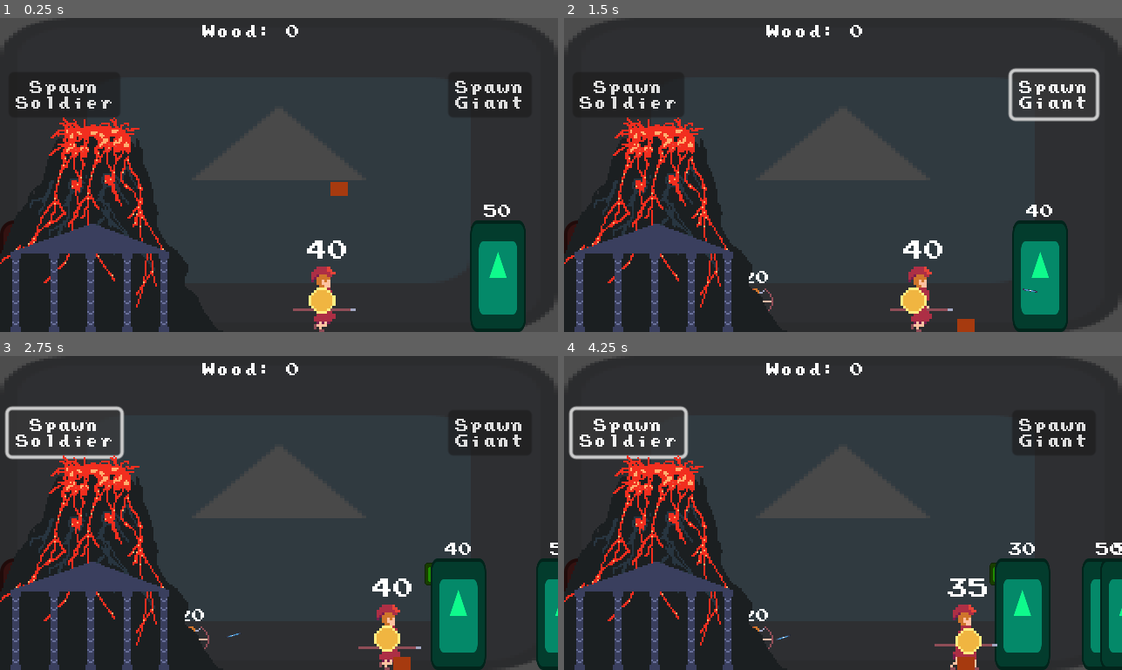
Above: before the commit, frames 1-4 (two rows, left to right).
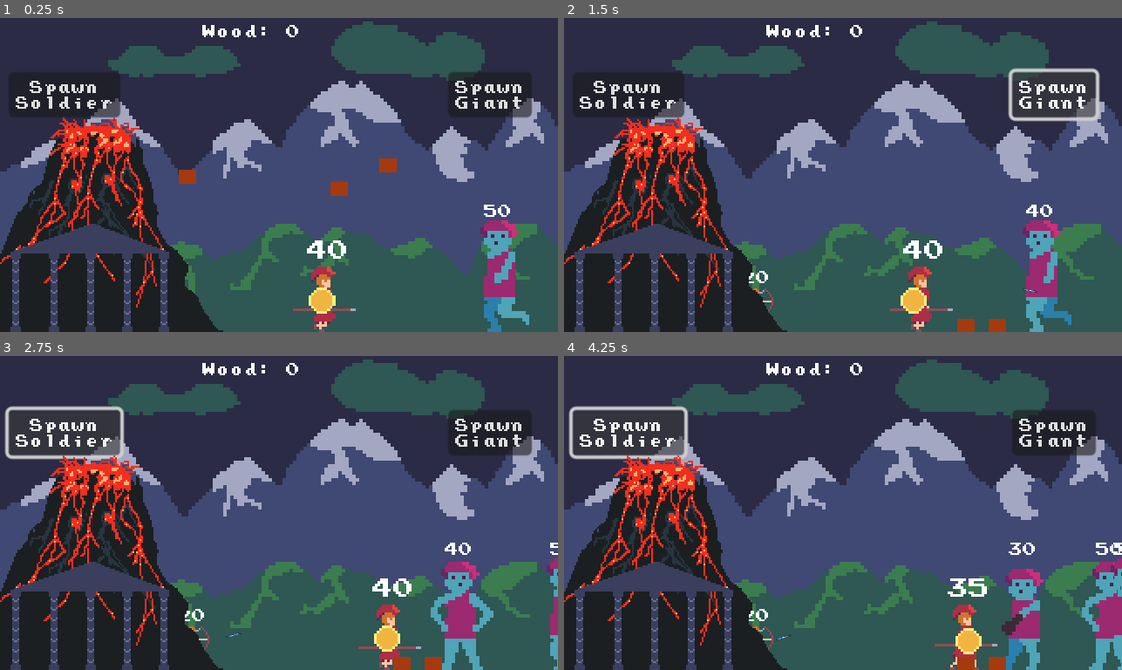
Above: after the commit, the same moments.

Repository: pjz987/Hephaestus
Game: Godot game, scene res://battle.tscn
Two runs of this game, one before a commit and one after it. Both use one fixed random seed, a clock stepped at 60 frames per second and the inputs below. The engine's default icon, where the game draws it, is replaced by a stand-in: a white triangle on a blue panel in a dark square.
Inputs:
- Up to frame 1 (0.25 s): no input
- Up to frame 2 (1.5 s): click "Spawn Soldier" at 0.5 s; click "Spawn Giant" at 1.25 s
- Up to frame 3 (2.75 s): click "Spawn Soldier" at 2 s
- Up to frame 4 (4.25 s): click "Spawn Giant" at 2.75 s; click "Spawn Soldier" at 3.5 s

The runs differ from the first frame. In frame 1, 53% of the frame differs, in the area x 0-100%, y 0-100%; in frame 2, 53%; in frame 3, 53%; in frame 4, 53%.
Error after the commit: Invalid access to property or key 'attack' on a base object of type 'RigidBody2D (Wood)'. (res://giant.gd:81)

Commit message:
artstuff

Diff:
--- a/archer.gd
+++ b/archer.gd
@@ -1,3 +1,4 @@
+class_name Archer
 extends CharacterBody2D
 
 @export var movement_speed = 15
--- a/archer.tscn
+++ b/archer.tscn
@@ -11,9 +11,8 @@
 [sub_resource type="RectangleShape2D" id="RectangleShape2D_t0s6b"]
 size = Vector2(10, 24)
 
-[sub_resource type="Animation" id="Animation_viv1l"]
-resource_name = "idle"
-length = 0.1
+[sub_resource type="Animation" id="Animation_hg1xj"]
+length = 0.001
 tracks/0/type = "value"
 tracks/0/imported = false
 tracks/0/enabled = true
@@ -27,8 +26,26 @@
 "values": [0]
 }
 
-[sub_resource type="Animation" id="Animation_hg1xj"]
-length = 0.001
+[sub_resource type="Animation" id="Animation_87vm1"]
+resource_name = "attack"
+loop_mode = 1
+step = 0.2
+tracks/0/type = "value"
+tracks/0/imported = false
+tracks/0/enabled = true
+tracks/0/path = NodePath("ArcherSprite:frame")
+tracks/0/interp = 1
+tracks/0/loop_wrap = true
+tracks/0/keys = {
+"times": PackedFloat32Array(0, 0.2, 0.4, 0.6, 0.8),
+"transitions": PackedFloat32Array(1, 1, 1, 1, 1),
+"update": 1,
+"values": [9, 10, 11, 12, 12]
+}
+
+[sub_resource type="Animation" id="Animation_viv1l"]
+resource_name = "idle"
+length = 0.1
 tracks/0/type = "value"
 tracks/0/imported = false
 tracks/0/enabled = true
@@ -57,23 +74,6 @@
 "transitions": PackedFloat32Array(1, 1, 1, 1, 1, 1, 1, 1),
 "update": 1,
 "values": [1, 2, 3, 4, 5, 6, 7, 8]
-}
-
-[sub_resource type="Animation" id="Animation_87vm1"]
-resource_name = "attack"
-loop_mode = 2
-step = 0.2
-tracks/0/type = "value"
-tracks/0/imported = false
-tracks/0/enabled = true
-tracks/0/path = NodePath("ArcherSprite:frame")
-tracks/0/interp = 1
-tracks/0/loop_wrap = true
-tracks/0/keys = {
-"times": PackedFloat32Array(0, 0.2, 0.4, 0.6, 0.8),
-"transitions": PackedFloat32Array(1, 1, 1, 1, 1),
-"update": 1,
-"values": [9, 10, 11, 12, 12]
 }
 
 [sub_resource type="AnimationLibrary" id="AnimationLibrary_rp0cc"]
--- a/battle.tscn
+++ b/battle.tscn
@@ -1,13 +1,15 @@
-[gd_scene load_steps=10 format=3 uid="uid://cy73dc8nf5c4w"]
+[gd_scene load_steps=12 format=3 uid="uid://cy73dc8nf5c4w"]
 
 [ext_resource type="Texture2D" uid="uid://jejcgnuvw6d4" path="res://icon.svg" id="1_1u7h3"]
 [ext_resource type="Script" path="res://battle.gd" id="1_i40am"]
+[ext_resource type="Texture2D" uid="uid://c0u2bg1rjf775" path="res://background.png" id="2_0q5tu"]
 [ext_resource type="PackedScene" uid="uid://cv6bexvroye4v" path="res://giant.tscn" id="2_v0u1n"]
 [ext_resource type="PackedScene" uid="uid://cf5uo5iltjxbx" path="res://soldier.tscn" id="3_lpfun"]
 [ext_resource type="PackedScene" uid="uid://c3xctb61ngcat" path="res://ui.tscn" id="4_ode7y"]
 [ext_resource type="PackedScene" uid="uid://bj3fwj0k6asmk" path="res://wood.tscn" id="6_kyfsu"]
 [ext_resource type="PackedScene" uid="uid://cpp3apj2i7jp7" path="res://archer.tscn" id="7_uu4jg"]
 [ext_resource type="Texture2D" uid="uid://c334c2032xpg4" path="res://volcano.png" id="8_i85ey"]
+[ext_resource type="Texture2D" uid="uid://hpfcvjnlupa7" path="res://temple.png" id="10_8oj7x"]
 
 [sub_resource type="RectangleShape2D" id="RectangleShape2D_w2hoq"]
 size = Vector2(320.5, 34)
@@ -16,13 +18,12 @@
 script = ExtResource("1_i40am")
 
 [node name="Background" type="Sprite2D" parent="."]
-modulate = Color(0.270588, 0.270588, 0.270588, 0.490196)
 z_index = -1
-scale = Vector2(2.5, 1.40625)
-texture = ExtResource("1_1u7h3")
+texture = ExtResource("2_0q5tu")
 centered = false
 
 [node name="Forge" type="Node2D" parent="."]
+visible = false
 z_index = 1
 
 [node name="Icon" type="Sprite2D" parent="Forge"]
@@ -41,7 +42,7 @@
 [node name="UI" parent="." instance=ExtResource("4_ode7y")]
 
 [node name="SoldierSpawnPoint" type="Node2D" parent="."]
-position = Vector2(44, 180)
+position = Vector2(-9, 180)
 
 [node name="GiantSpawnPoint" type="Node2D" parent="."]
 position = Vector2(338, 180)
@@ -58,13 +59,23 @@
 [node name="Wood" parent="." instance=ExtResource("6_kyfsu")]
 position = Vector2(164, 86)
 
+[node name="Wood2" parent="." instance=ExtResource("6_kyfsu")]
+position = Vector2(133, 86)
+
+[node name="Wood3" parent="." instance=ExtResource("6_kyfsu")]
+position = Vector2(205, 86)
+
 [node name="archer0" parent="." instance=ExtResource("7_uu4jg")]
 position = Vector2(92, 180)
 
 [node name="Volcano" type="Sprite2D" parent="."]
+position = Vector2(64, 116)
+texture = ExtResource("8_i85ey")
+
+[node name="Temple" type="Sprite2D" parent="."]
 z_index = 1
 position = Vector2(64, 116)
-texture = ExtResource("8_i85ey")
+texture = ExtResource("10_8oj7x")
 
 [connection signal="button_down" from="UI/SpawnSoldierButton" to="." method="_on_spawn_soldier_button_button_down"]
 [connection signal="button_down" from="UI/SpawnGiantButton" to="." method="_on_spawn_giant_button_button_down"]
--- a/giant.gd
+++ b/giant.gd
@@ -1,3 +1,4 @@
+class_name Giant
 extends CharacterBody2D
 
 @export var movement_speed = 10
@@ -43,10 +44,10 @@
 	match state:
 		STATE.MOVE:
 			velocity.x = -movement_speed
-			animation_player.play('RESET')
+			animation_player.play('walk')
 		STATE.REST:
 			velocity.x = 0.0
-			animation_player.play('RESET')
+			animation_player.play('idle')
 		STATE.ATTACK:
 			velocity.x = 0.0
 			animation_player.play('attack')
@@ -76,6 +77,7 @@
 
 func _on_hurtbox_area_entered(area):
 	# TODO this attacked the wood, not the soldiers and crashed
+	print(area.get_parent())
 	health -= area.get_parent().attack
 	area.get_parent().hitsound.play()
 	if health <= 0:
--- a/giant.tscn
+++ b/giant.tscn
@@ -1,7 +1,8 @@
-[gd_scene load_steps=11 format=3 uid="uid://cv6bexvroye4v"]
+[gd_scene load_steps=14 format=3 uid="uid://cv6bexvroye4v"]
 
 [ext_resource type="Script" path="res://giant.gd" id="1_4qho0"]
 [ext_resource type="Texture2D" uid="uid://jejcgnuvw6d4" path="res://icon.svg" id="1_8vswq"]
+[ext_resource type="Texture2D" uid="uid://e7nnaeb0i5gr" path="res://giant.png" id="3_3qij8"]
 [ext_resource type="Theme" uid="uid://cjf071kagw7u2" path="res://theme.tres" id="3_6gmam"]
 [ext_resource type="AudioStream" uid="uid://denttfosd8eyp" path="res://giant f 2.wav" id="4_d4n0d"]
 
@@ -25,11 +26,24 @@
 "update": 0,
 "values": [Vector2(-9, -55)]
 }
+tracks/1/type = "value"
+tracks/1/imported = false
+tracks/1/enabled = true
+tracks/1/path = NodePath("Sprite2D:frame")
+tracks/1/interp = 1
+tracks/1/loop_wrap = true
+tracks/1/keys = {
+"times": PackedFloat32Array(0),
+"transitions": PackedFloat32Array(1),
+"update": 1,
+"values": [0]
+}
 
 [sub_resource type="Animation" id="Animation_hywkq"]
 resource_name = "attack"
-length = 1.5
+length = 1.4
 loop_mode = 1
+step = 0.2
 tracks/0/type = "value"
 tracks/0/imported = false
 tracks/0/enabled = true
@@ -42,11 +56,58 @@
 "update": 0,
 "values": [Vector2(-9, -55), Vector2(-22, -55), Vector2(-22, -6), Vector2(-5, -7)]
 }
+tracks/1/type = "value"
+tracks/1/imported = false
+tracks/1/enabled = true
+tracks/1/path = NodePath("Sprite2D:frame")
+tracks/1/interp = 1
+tracks/1/loop_wrap = true
+tracks/1/keys = {
+"times": PackedFloat32Array(0, 0.2, 0.4, 0.6, 0.8, 1, 1.2),
+"transitions": PackedFloat32Array(1, 1, 1, 1, 1, 1, 1),
+"update": 1,
+"values": [9, 10, 11, 12, 13, 14, 15]
+}
+
+[sub_resource type="Animation" id="Animation_a77ig"]
+resource_name = "idle"
+length = 0.1
+tracks/0/type = "value"
+tracks/0/imported = false
+tracks/0/enabled = true
+tracks/0/path = NodePath("Sprite2D:frame")
+tracks/0/interp = 1
+tracks/0/loop_wrap = true
+tracks/0/keys = {
+"times": PackedFloat32Array(0),
+"transitions": PackedFloat32Array(1),
+"update": 1,
+"values": [0]
+}
+
+[sub_resource type="Animation" id="Animation_48oai"]
+resource_name = "walk"
+length = 0.8
+loop_mode = 1
+tracks/0/type = "value"
+tracks/0/imported = false
+tracks/0/enabled = true
+tracks/0/path = NodePath("Sprite2D:frame")
+tracks/0/interp = 1
+tracks/0/loop_wrap = true
+tracks/0/keys = {
+"times": PackedFloat32Array(0.1, 0.2, 0.3, 0.4, 0.5, 0.6, 0.7, 0.8),
+"transitions": PackedFloat32Array(1, 1, 1, 1, 1, 1, 1, 1),
+"update": 1,
+"values": [1, 2, 3, 4, 5, 6, 7, 8]
+}
 
 [sub_resource type="AnimationLibrary" id="AnimationLibrary_0t73t"]
 _data = {
 "RESET": SubResource("Animation_ayo80"),
-"attack": SubResource("Animation_hywkq")
+"attack": SubResource("Animation_hywkq"),
+"idle": SubResource("Animation_a77ig"),
+"walk": SubResource("Animation_48oai")
 }
 
 [sub_resource type="RectangleShape2D" id="RectangleShape2D_654nm"]
@@ -61,6 +122,7 @@
 collision_layer = 2
 
 [node name="Sprite2D" type="Sprite2D" parent="Weapon"]
+visible = false
 modulate = Color(0.45098, 1, 0, 1)
 scale = Vector2(0.1, 0.1)
 texture = ExtResource("1_8vswq")
@@ -73,14 +135,13 @@
 shape = SubResource("RectangleShape2D_rxo4t")
 
 [node name="Sprite2D" type="Sprite2D" parent="."]
-modulate = Color(0.0588235, 0.980392, 0.54902, 1)
 position = Vector2(0, -32)
-scale = Vector2(0.25, 0.5)
-texture = ExtResource("1_8vswq")
+texture = ExtResource("3_3qij8")
+hframes = 16
 
 [node name="RayCast2D" type="RayCast2D" parent="."]
 position = Vector2(-16, -2)
-target_position = Vector2(-15, 2.08165e-12)
+target_position = Vector2(-10, 2.08165e-12)
 
 [node name="AnimationPlayer" type="AnimationPlayer" parent="."]
 libraries = {
--- a/wood.gd
+++ b/wood.gd
@@ -1,3 +1,4 @@
+class_name Wood
 extends RigidBody2D
 
 @export var min_impulse_speed: int
Binary file added: background.png
Not shown, added: background.png.import
Binary file added: giant.png
Not shown, added: giant.png.import
Binary file added: temple.png
Not shown, added: temple.png.import
Binary file changed: volcano.png
